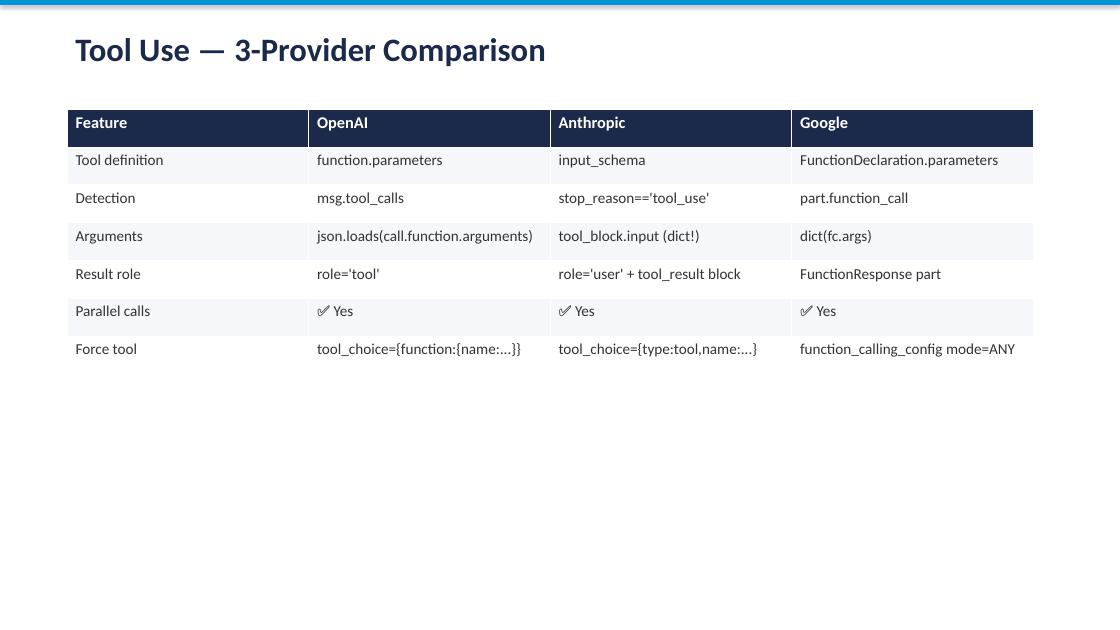
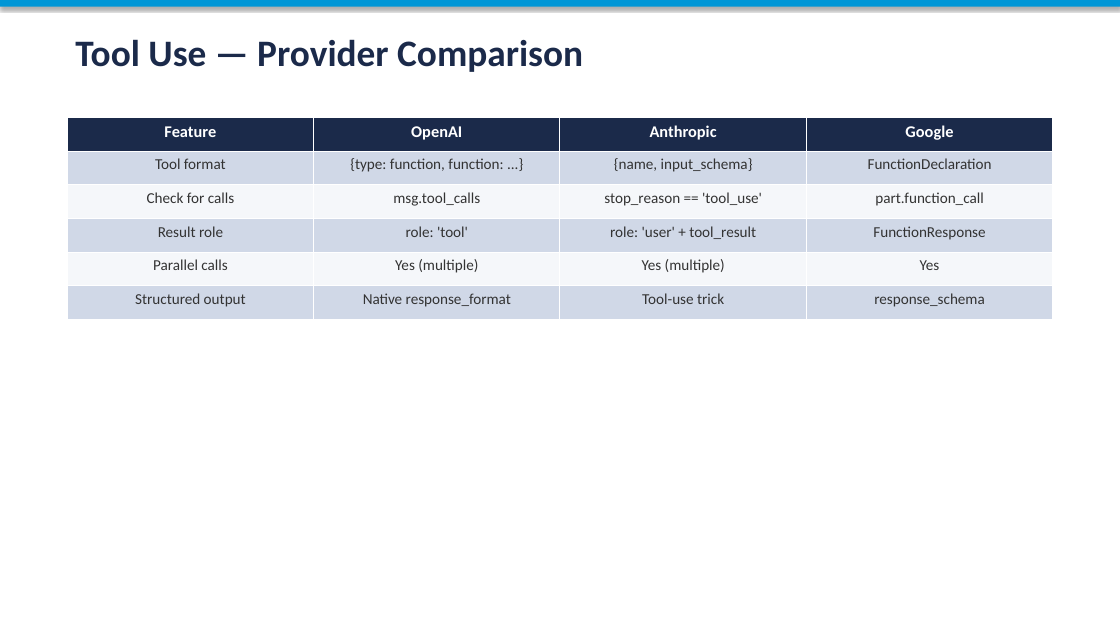
Before and after one commit to toroleapinc/cut-the-crap, a slide deck: slide 8 of developer/session-3/session-3-tool-use.pptx (slide 6 before the commit). Drawn at 1120x630 pixels with LibreOffice and Linux fonts; fonts in the diff are those of the drawing. Boxes give left, top, right and bottom in pixels: in the first picture for what was removed or moved away, otherwise in the second. Text is boxed around its words. In the diff, an @@ line names an element or a change of style, - is before the commit and + after.

```diff
--- a/developer/session-3/session-3-tool-use.pptx
+++ b/developer/session-3/session-3-tool-use.pptx
@@ text at [75,39,583,72]: text changed; size 28 to 32 pt @@
-Tool Use — 3-Provider Comparison
+Tool Use — Provider Comparison
@@ table at [67,118,1052,319] @@
-row 2: Tool definition | function.parameters | input_schema | FunctionDeclaration.parameters
-row 3: Detection | msg.tool_calls | stop_reason=='tool_use' | part.function_call
-row 4: Arguments | json.loads(call.function.arguments) | tool_block.input (dict!) | dict(fc.args)
-row 5: Result role | role='tool' | role='user' + tool_result block | FunctionResponse part
-row 6: Parallel calls | ✅ Yes | ✅ Yes | ✅ Yes
-row 7: Force tool | tool_choice={function:{name:...}} | tool_choice={type:tool,name:...} | function_calling_config mode=ANY
+row 2: Tool format | {type: function, function: ...} | {name, input_schema} | FunctionDeclaration
+row 3: Check for calls | msg.tool_calls | stop_reason == 'tool_use' | part.function_call
+row 4: Result role | role: 'tool' | role: 'user' + tool_result | FunctionResponse
+row 5: Parallel calls | Yes (multiple) | Yes (multiple) | Yes
+row 6: Structured output | Native response_format | Tool-use trick | response_schema
@@ table: place and size @@
-table at [67,109,1035,374]
+table at [67,118,1052,319]
```
Also in this commit, not shown: 3 other slides changed, 8 slides added, 6 slides removed, 9 other files.
